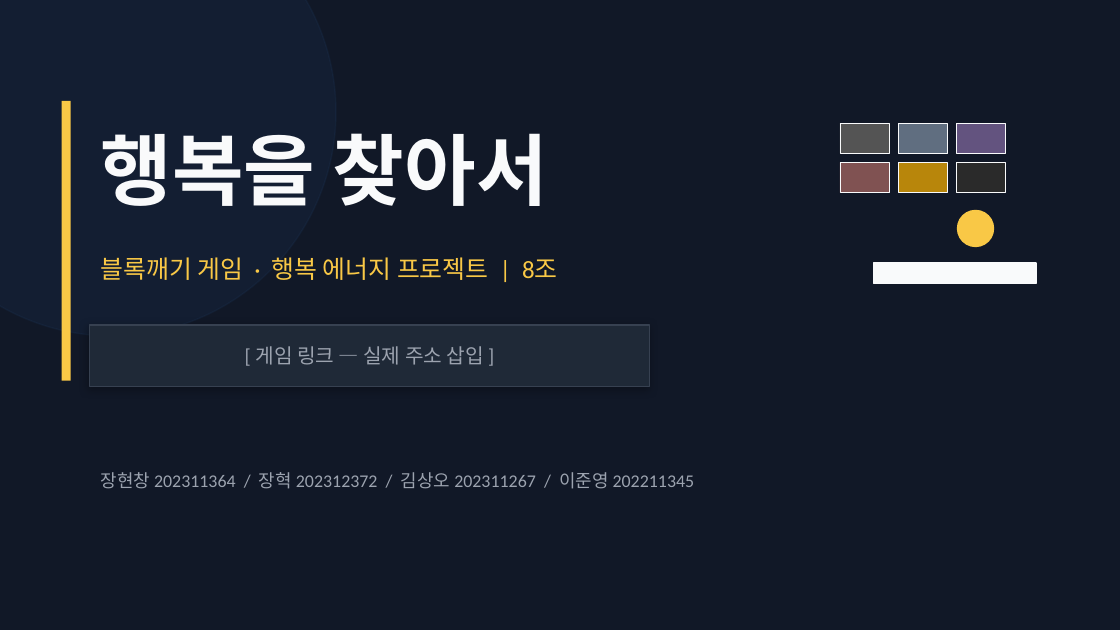
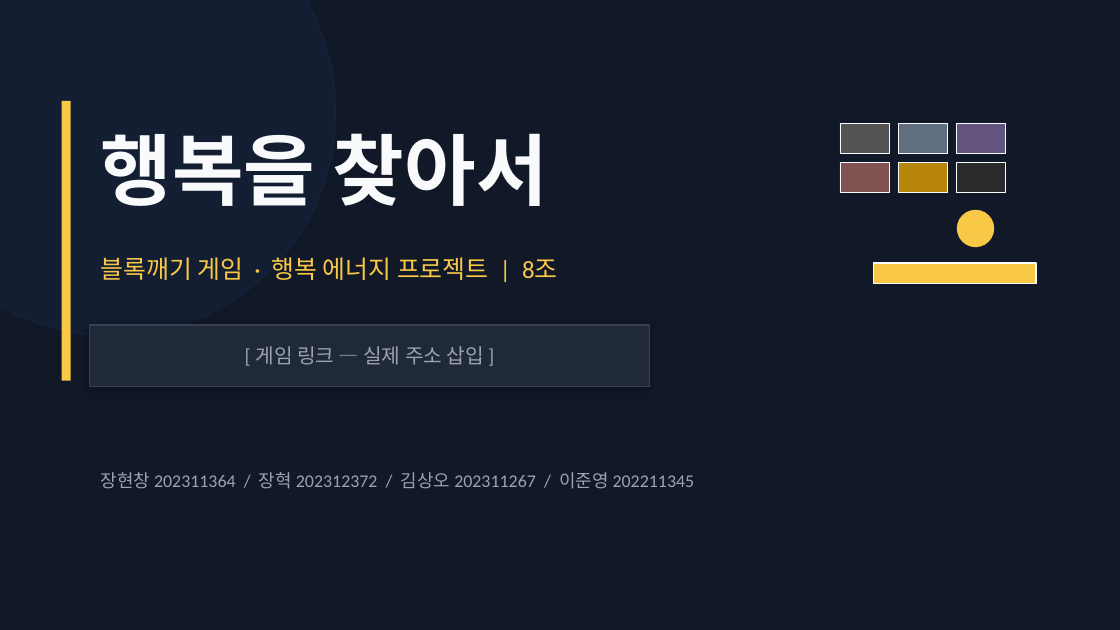
Before and after one commit to nyapy0811/blockbreak, a slide deck: slide 1 of 행복을_찾아서_발표.pptx. Drawn at 1120x630 pixels with LibreOffice and Linux fonts; fonts in the diff are those of the drawing. Boxes give left, top, right and bottom in pixels: in the first picture for what was removed or moved away, otherwise in the second. Text is boxed around its words. In the diff, an @@ line names an element or a change of style, - is before the commit and + after.

```diff
--- a/행복을_찾아서_발표.pptx
+++ b/행복을_찾아서_발표.pptx
@@ rectangle at (x1=874, y1=263, x2=1036, y2=283): fill #F9FAFB to #F9C846 @@
```
Also in this commit, not shown: 3 other slides changed.
